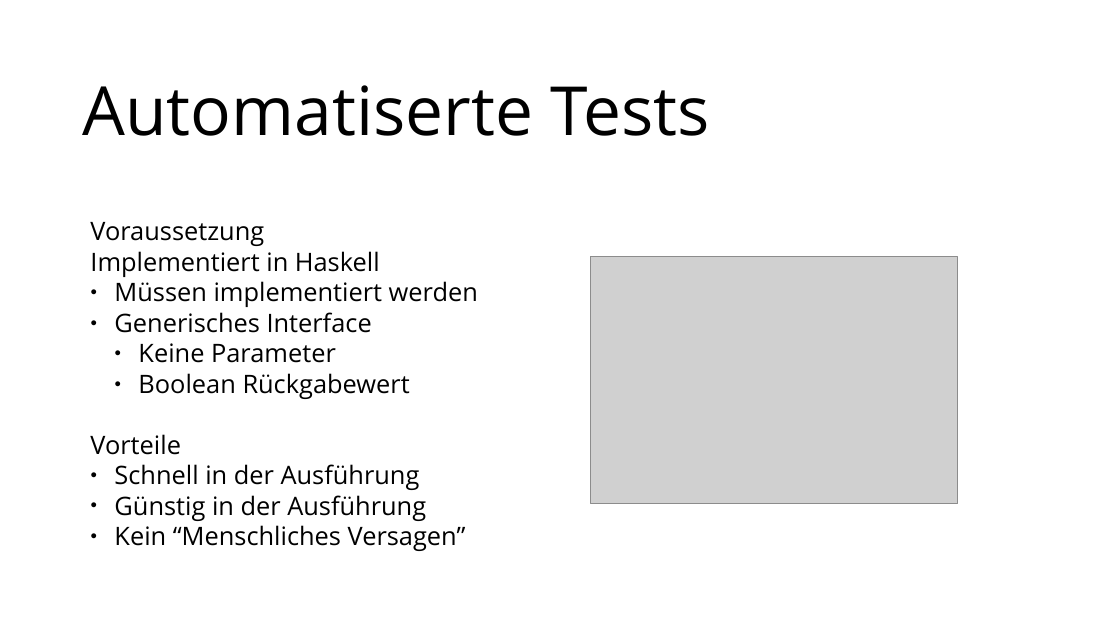
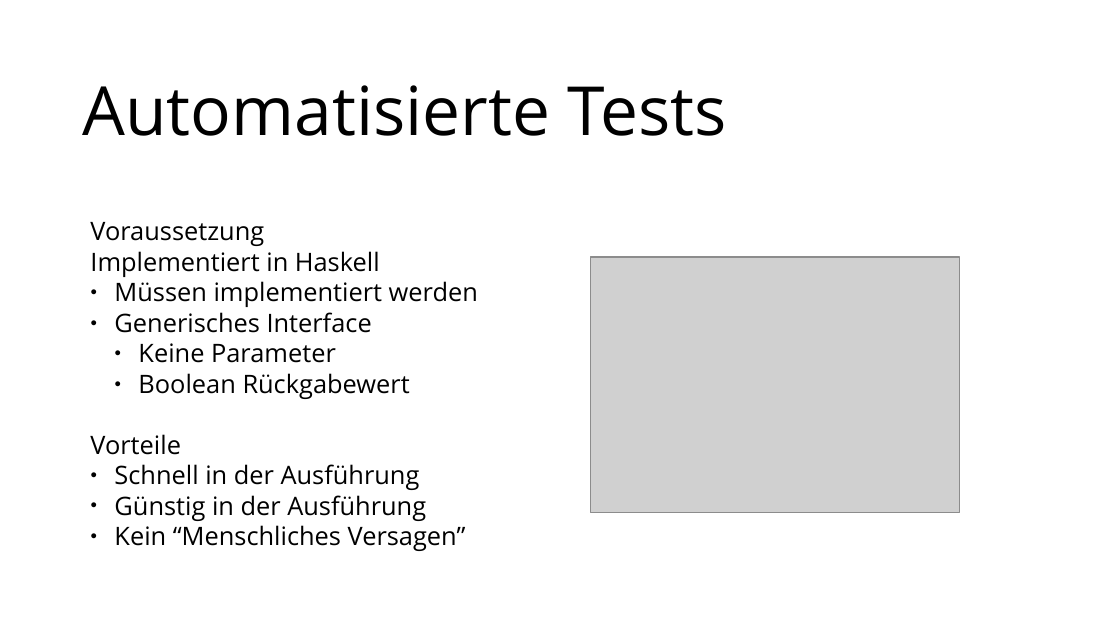
Before and after one commit to MoritzGoeckel/QuickCheck_Experiments, a slide deck: slide 4 of Praesentation.odp. Drawn at 1120x630 pixels with LibreOffice and Linux fonts; fonts in the diff are those of the drawing; grey boxes stand for pictures. Boxes give left, top, right and bottom in pixels: in the first picture for what was removed or moved away, otherwise in the second. Text is boxed around its words. In the diff, an @@ line names an element or a change of style, - is before the commit and + after.

```diff
--- a/Praesentation.odp
+++ b/Praesentation.odp
@@ text at (83, 85, 727, 136): text changed @@
-Automatiserte Tests
+Automatisierte Tests
@@ picture: place and size @@
-picture at (590, 257, 957, 504)
+picture at (590, 257, 959, 512)
```
Also in this commit, not shown: 2 other slides changed, 3 other files.
